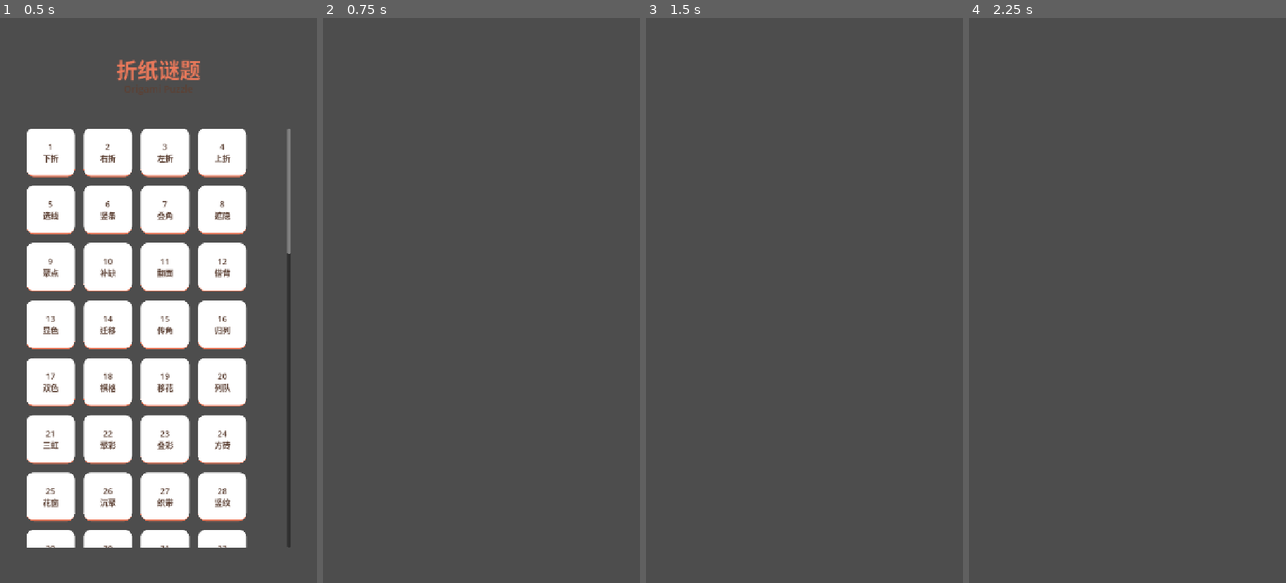
Above: before the commit, frames 1-4 (left to right).
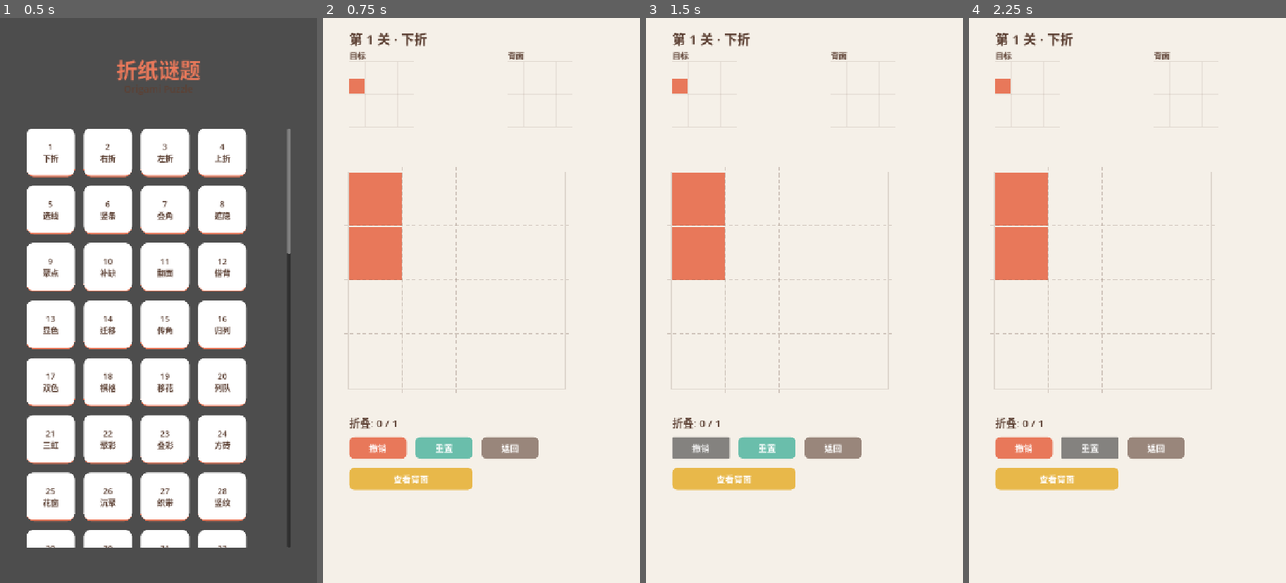
Above: after the commit, the same moments.

Repository: oscarrr112/origami-puzzle
Game: Godot game, scene res://scenes/main.tscn
Same seed, same stepped clock (60 frames per second), same inputs: the game is played once before the commit and once after it.
Inputs (mouse positions are in pixels of both pictures, inside the frame that each line leads up to):
- Up to frame 1 (0.5 s): no input
- Up to frame 2 (0.75 s): click "1 下折" at 0.5 s
- Up to frame 3 (1.5 s): click (699, 447) at 1.25 s, where only the run after the commit has a clickable "撤销"
- Up to frame 4 (2.25 s): click (1089, 447) at 2 s, where only the run after the commit has a clickable "重置"

Frame 1 is identical in both runs. In frame 2, 100% of the frame differs, in the area x 0-100%, y 0-100%; in frame 3, 100%; in frame 4, 100%.
Error before the commit: Parse Error: Cannot infer the type of "entry" variable because the value doesn't have a set type. (res://scripts/game.gd:630)

Commit message:
fix: explicit type annotation for fold_def.duplicate() to fix parse error
Co-Authored-By: Claude Opus 4.6 (1M context) <noreply@anthropic.com>

Diff:
--- a/scripts/game.gd
+++ b/scripts/game.gd
@@ -627,7 +627,7 @@
 		if mirror == Vector2i(-1, -1):
 			continue
 		var side := GridModel.get_fold_side(fold_def, row, col, model.size)
-		var entry := fold_def.duplicate()
+		var entry: Dictionary = fold_def.duplicate()
 		entry["_force_side"] = side
 		if not targets.has(mirror):
 			targets[mirror] = []
